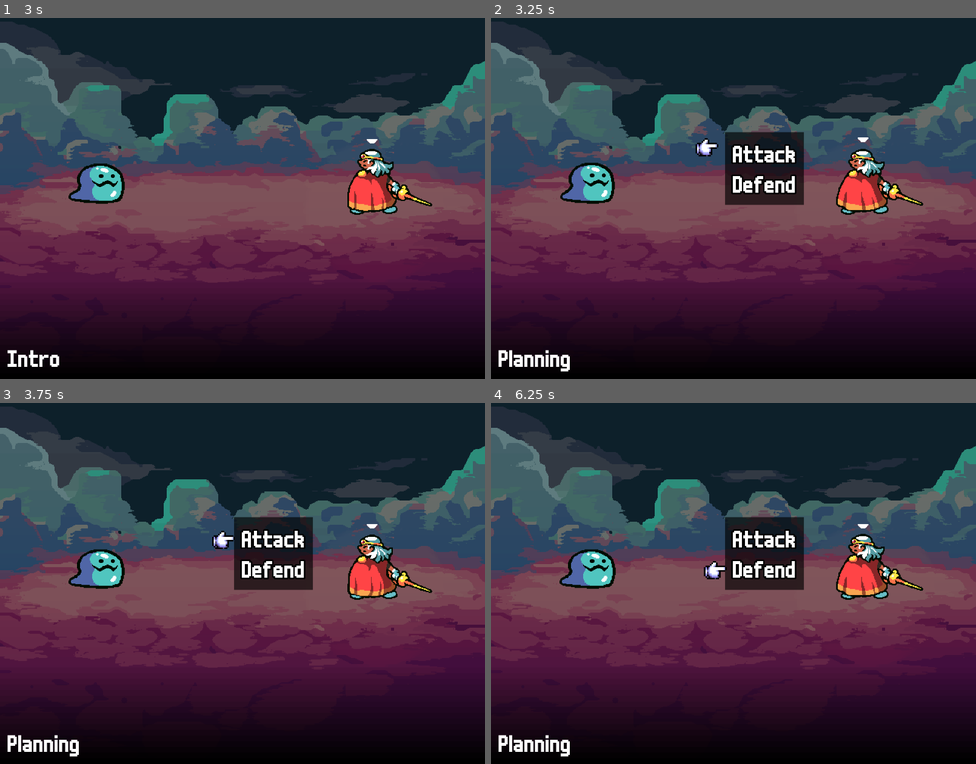
Above: before the commit, frames 1-4 (two rows, left to right).
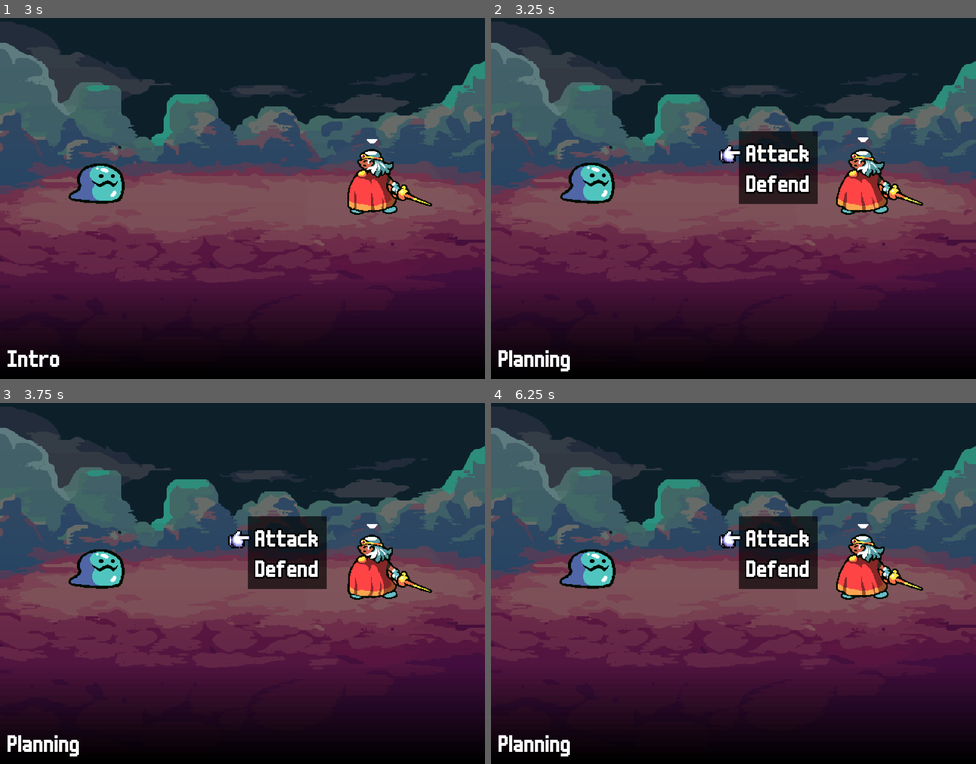
Above: after the commit, the same moments.

Repository: DevonOrxi/the-return
Game: Godot game, scene res://Core/Source/Scene/Encounter.tscn
The game is run twice, just before and just after one commit, with the same random seed, the same clock (stepped at 60 frames per second) and the same inputs.
Inputs:
- Up to frame 1 (3 s): tap Enter (ui_accept) at 0.5, 0.77, 1.52 s; hold Right (ui_right) 0.53-1.28 s; hold Down (ui_down) 1.28-2.03 s; hold Right (ui_right) 2.03-2.78 s; hold Up (ui_up) from 2.78 s (still down)
- Up to frame 2 (3.25 s): keep holding Up (ui_up); tap Enter (ui_accept) at 3.02 s
- Up to frame 3 (3.75 s): release Up (ui_up) at 3.53 s; hold Left (ui_left) from 3.53 s (still down)
- Up to frame 4 (6.25 s): tap Enter (ui_accept) at 3.77, 4.52, 6.02 s; release Left (ui_left) at 5.03 s; hold Down (ui_down) 5.03-5.78 s; hold Right (ui_right) from 5.78 s (still down)

Frame 1 is identical in both runs. In frame 2, 2.5% of the frame differs, in the area x 42-68%, y 31-52%; in frame 3, 2.4%; in frame 4, 2.5%.
Error before the commit: Invalid call. Nonexistent function 'get_steps' in base 'Nil'. (res://Game/Source/Script/Battle/Phases/PlanningBattlePhase.gd:188)

Commit message:
Cleaning, restructuring

Diff:
--- a/Core/Source/Scene/Encounter.tscn
+++ b/Core/Source/Scene/Encounter.tscn
@@ -10,7 +10,9 @@
 [ext_resource type="Script" path="res://Core/Source/Script/Battle/UI/UIManager.gd" id="8_d3th6"]
 [ext_resource type="Texture2D" uid="uid://cnhpbdoql5sgw" path="res://Game/Assets/UI/Cursors/arrow-down.png" id="9_6vlpy"]
 [ext_resource type="FontFile" uid="uid://dq40ewmey2fpc" path="res://Game/Assets/Fonts/m6x11plus.ttf" id="9_p5plo"]
-[ext_resource type="Script" path="res://Game/Source/Script/Battle/UI/BaseActionPanel.gd" id="9_ra5gt"]
+[ext_resource type="PackedScene" uid="uid://dm63k5afp4eee" path="res://Game/Source/Scene/UI/Panels/BaseActionPanel.tscn" id="9_wdt82"]
+[ext_resource type="PackedScene" uid="uid://dbktb84caprlv" path="res://Game/Source/Scene/UI/Panels/BattleSelectionCursor.tscn" id="10_icjof"]
+[ext_resource type="PackedScene" uid="uid://fpbje6px1ep6" path="res://Game/Source/Scene/UI/Panels/SelectTargetPanel.tscn" id="10_nx62l"]
 
 [sub_resource type="AtlasTexture" id="AtlasTexture_2onxx"]
 atlas = ExtResource("6_8g0j1")
@@ -126,8 +128,6 @@
 "name": &"idle",
 "speed": 6.0
 }]
-
-[sub_resource type="CanvasItemMaterial" id="CanvasItemMaterial_5peuq"]
 
 [sub_resource type="Animation" id="Animation_llbrw"]
 resource_name = "RESET"
@@ -312,6 +312,12 @@
 [node name="AnimationPlayer" type="AnimationPlayer" parent="BattleDirector/Battlers/Enemies/Enemy"]
 root_node = NodePath("../AnimatedSprite2D")
 
+[node name="ActorIndicatorPosition" type="Node2D" parent="BattleDirector/Battlers/Enemies/Enemy"]
+position = Vector2(0, -87)
+
+[node name="TargetIndictatorPosition" type="Node2D" parent="BattleDirector/Battlers/Enemies/Enemy"]
+position = Vector2(-54, -47)
+
 [node name="CanvasLayer" type="CanvasLayer" parent="."]
 
 [node name="UIManager" type="Control" parent="CanvasLayer"]
@@ -332,35 +338,15 @@
 grow_vertical = 2
 metadata/_edit_lock_ = true
 
-[node name="BaseAction" type="MarginContainer" parent="CanvasLayer/UIManager/ActionPanels"]
-visible = false
-layout_mode = 2
-offset_left = 309.0
-offset_top = 154.0
-offset_right = 329.0
-offset_bottom = 174.0
-script = ExtResource("9_ra5gt")
-metadata/_edit_group_ = true
-
-[node name="Panel" type="ColorRect" parent="CanvasLayer/UIManager/ActionPanels/BaseAction"]
-modulate = Color(0, 0, 0, 1)
-material = SubResource("CanvasItemMaterial_5peuq")
-layout_mode = 2
-color = Color(0, 0, 0, 0.65098)
-
-[node name="MarginContainer" type="MarginContainer" parent="CanvasLayer/UIManager/ActionPanels/BaseAction"]
-layout_mode = 2
-size_flags_horizontal = 0
-size_flags_vertical = 0
-theme_override_constants/margin_left = 10
-theme_override_constants/margin_top = 10
-theme_override_constants/margin_right = 10
-theme_override_constants/margin_bottom = 10
-
-[node name="Elements" type="GridContainer" parent="CanvasLayer/UIManager/ActionPanels/BaseAction/MarginContainer"]
-layout_mode = 2
-size_flags_horizontal = 0
-size_flags_vertical = 0
+[node name="BaseActionPanel" parent="CanvasLayer/UIManager/ActionPanels" instance=ExtResource("9_wdt82")]
+layout_mode = 0
+offset_left = 327.0
+offset_top = 153.0
+offset_right = 347.0
+offset_bottom = 173.0
+
+[node name="SelectTargetPanel" parent="CanvasLayer/UIManager/ActionPanels" instance=ExtResource("10_nx62l")]
+layout_mode = 0
 
 [node name="Cursors" type="Control" parent="CanvasLayer/UIManager"]
 layout_mode = 1
@@ -370,6 +356,9 @@
 grow_horizontal = 2
 grow_vertical = 2
 metadata/_edit_lock_ = true
+
+[node name="MovableCursor" parent="CanvasLayer/UIManager/Cursors" instance=ExtResource("10_icjof")]
+visible = false
 
 [node name="ActorPointers" type="Control" parent="CanvasLayer/UIManager/Cursors"]
 anchors_preset = 0
@@ -398,11 +387,6 @@
 pivot_offset = Vector2(20, 20)
 texture = ExtResource("9_6vlpy")
 stretch_mode = 3
-
-[node name="SelectionCursors" type="Control" parent="CanvasLayer/UIManager/Cursors"]
-anchors_preset = 0
-offset_right = 40.0
-offset_bottom = 40.0
 
 [node name="Gradient" type="TextureRect" parent="CanvasLayer/UIManager"]
 material = SubResource("CanvasItemMaterial_cp0nv")
@@ -455,3 +439,5 @@
 libraries = {
 "": SubResource("AnimationLibrary_dq2om")
 }
+
+[editable path="CanvasLayer/UIManager/ActionPanels/BaseActionPanel"]
--- a/Core/Source/Script/Battle/Action/Instruction/InstructionType.gd
+++ b/Core/Source/Script/Battle/Action/Instruction/InstructionType.gd
@@ -4,8 +4,7 @@
 enum UI {
 	DISABLE_ALL_ACTION_PANELS,
 	ENABLE_PANEL,
-	SHOW_SELECTION_CURSORS_UI_ELEMENT,
-	CLEAR_ALL_SELECTION_CURSORS,
+	MOVE_SELECTION_CURSOR_UI,
 	SHOW_ACTOR_POINTER,
 	CLEAR_ALL_ACTOR_POINTERS,
 }
--- a/Core/Source/Script/Battle/Battler/Battler.gd
+++ b/Core/Source/Script/Battle/Battler/Battler.gd
@@ -1,6 +1,8 @@
 extends Node2D
 
 class_name Battler
+
+@onready var _cursor_anchor = $TargetIndictatorPosition
 
 var _commands: Array[Command]
 
@@ -12,3 +14,6 @@
 
 func get_commands() -> Array[Command]:
 	return _commands
+
+func get_cursor_anchor() -> Vector2:
+	return _cursor_anchor
--- a/Core/Source/Script/Battle/UI/UIActionPanel.gd
+++ b/Core/Source/Script/Battle/UI/UIActionPanel.gd
@@ -2,7 +2,7 @@
 
 class_name UIActionPanel
 
-@onready var elements = $MarginContainer/Elements
+var elements: GridContainer
 
 func setup(payload: Dictionary):
 	pass
--- a/Core/Source/Script/Battle/UI/UIManager.gd
+++ b/Core/Source/Script/Battle/UI/UIManager.gd
@@ -3,12 +3,12 @@
 class_name UIManager
 
 const UIInstructionType = InstructionType.UI
-const SelectionCursor = preload("res://Game/Source/Scene/BattleSelectionCursor.tscn")
+const SelectionCursor = preload("res://Game/Source/Scene/UI/Panels/BattleSelectionCursor.tscn")
 
 @onready var _debug_label = $Gradient/DebugLabel
 @onready var _ui_animation_player = $UIAnimationPlayer
 @onready var _action_panels = $ActionPanels
-@onready var _selection_cursors = $Cursors/SelectionCursors
+@onready var _movable_cursor: SelectionCursor = $Cursors/MovableCursor
 
 signal start_animation_finished
 
@@ -38,10 +38,8 @@
 			_hide_all_action_panels()
 		UIInstructionType.ENABLE_PANEL:
 			_enable_action_panel(payload)
-		UIInstructionType.CLEAR_ALL_SELECTION_CURSORS:
-			_clear_all_selection_cursors()
-		UIInstructionType.SHOW_SELECTION_CURSORS_UI_ELEMENT:
-			_show_selection_cursors_on_ui(payload)
+		UIInstructionType.MOVE_SELECTION_CURSOR_UI:
+			_move_unique_cursor_to_ui(payload)
 		_:
 			pass
 
@@ -62,45 +60,45 @@
 		push_warning("WARNING: No panel elements for \"enable_action_panel\"")
 		return
 
-	var target = payload["enable_panel_target"]
+	var target = payload.get("enable_panel_target")
 
 	var panel = _action_panels.find_child(target) as UIActionPanel
 	if not panel:
 		push_warning("WARNING: No target panel found for \"enable_action_panel\"")
 		return
 
-	var panel_payload = {}
-	panel_payload["panel_elements"] = payload["panel_elements"]
+	var panel_payload = {
+		"panel_elements" = payload.get("panel_elements")
+	}
+
 	panel.setup(panel_payload)
+	panel.visible = true
 
-	panel.visible = true
-	_focused_panel = panel
+	if payload.get("is_focus"):
+		_focused_panel = panel
 
-func _show_selection_cursors_on_ui(payload: Dictionary):
-	var cursor_element_indices = payload["cursor_element_indices"] as Array[int]
+func _move_unique_cursor_to_ui(payload: Dictionary):
 
-	if not cursor_element_indices:
-		push_warning("WARNING: No cursor positions for \"show_selection_cursors\"")
+	var index = payload.get("cursor_ui_index") as int
+	if index == null:
+		push_warning("WARNING: No cursor index for \"_move_unique_cursor_to_ui\"")
 		return
 
-	for index in cursor_element_indices:
-		var cursor = SelectionCursor.instantiate()
-		var element = _focused_panel.elements.get_child(index) as Control
+	var element = _focused_panel.elements.get_child(index) as Control
 
-		if not cursor or not element:
-			return
+	if not _movable_cursor or not element:
+		push_warning("WARNING: Invalid params for \"_move_unique_cursor_to_ui\"")
+		return
 
-		var c_position = element.global_position + Vector2(-6, element.size.y / 2)
+	var is_flipped_x = payload.get("is_flipped_x", false)
+	var is_animated = payload.get("is_animated", false)
+	var x_dir = -1 if is_flipped_x else 1
+	var cursor_position = element.global_position
 
-		cursor.set_global_position(c_position)
-		_selection_cursors.add_child(cursor)
+	if element.has_method("get_cursor_anchor"):
+		cursor_position = element.get_cursor_anchor()
 
-func _clear_all_selection_cursors():
-	var children = _selection_cursors.get_children()
-	for child in children:
-		_selection_cursors.remove_child(child)
-		child.queue_free()
-
-
-func _on_ui_animation_player_animation_finished(anim_name):
-	pass # Replace with function body.
+	_movable_cursor.set_global_position(cursor_position)
+	#_movable_cursor.set_flip_x(is_flipped_x)
+	_movable_cursor.set_animated(is_animated)
+	_movable_cursor.visible = true
--- a/Game/Source/Scene/BattleBasicLabel.tscn
+++ /dev/null
@@ -1,14 +0,0 @@
-[gd_scene load_steps=3 format=3 uid="uid://calwg5s5fpxqg"]
-
-[ext_resource type="FontFile" uid="uid://dq40ewmey2fpc" path="res://Game/Assets/Fonts/m6x11plus.ttf" id="1_sfjrh"]
-
-[sub_resource type="LabelSettings" id="LabelSettings_bv3gw"]
-font = ExtResource("1_sfjrh")
-font_size = 36
-outline_size = 8
-outline_color = Color(0, 0, 0, 1)
-
-[node name="Attack" type="Label"]
-size_flags_horizontal = 0
-text = "ATTACK"
-label_settings = SubResource("LabelSettings_bv3gw")
--- /dev/null
+++ b/Game/Source/Scene/UI/BattleBasicLabel.tscn
@@ -0,0 +1,16 @@
+[gd_scene load_steps=4 format=3 uid="uid://calwg5s5fpxqg"]
+
+[ext_resource type="FontFile" uid="uid://dq40ewmey2fpc" path="res://Game/Assets/Fonts/m6x11plus.ttf" id="1_tt8gn"]
+[ext_resource type="Script" path="res://Game/Source/Script/Battle/UI/BattleBasicLabel.gd" id="2_2ppyd"]
+
+[sub_resource type="LabelSettings" id="LabelSettings_bv3gw"]
+font = ExtResource("1_tt8gn")
+font_size = 36
+outline_size = 8
+outline_color = Color(0, 0, 0, 1)
+
+[node name="Attack" type="Label"]
+size_flags_horizontal = 0
+text = "ATTACK"
+label_settings = SubResource("LabelSettings_bv3gw")
+script = ExtResource("2_2ppyd")
--- /dev/null
+++ b/Game/Source/Scene/UI/Panels/BaseActionPanel.tscn
@@ -0,0 +1,34 @@
+[gd_scene load_steps=3 format=3 uid="uid://dm63k5afp4eee"]
+
+[ext_resource type="Script" path="res://Game/Source/Script/Battle/UI/Panel/BaseActionPanel.gd" id="1_g3ena"]
+
+[sub_resource type="CanvasItemMaterial" id="CanvasItemMaterial_5peuq"]
+
+[node name="BaseActionPanel" type="MarginContainer"]
+visible = false
+offset_left = 309.0
+offset_top = 154.0
+offset_right = 329.0
+offset_bottom = 174.0
+script = ExtResource("1_g3ena")
+metadata/_edit_group_ = true
+
+[node name="Panel" type="ColorRect" parent="."]
+modulate = Color(0, 0, 0, 1)
+material = SubResource("CanvasItemMaterial_5peuq")
+layout_mode = 2
+color = Color(0, 0, 0, 0.65098)
+
+[node name="MarginContainer" type="MarginContainer" parent="."]
+layout_mode = 2
+size_flags_horizontal = 0
+size_flags_vertical = 0
+theme_override_constants/margin_left = 10
+theme_override_constants/margin_top = 10
+theme_override_constants/margin_right = 10
+theme_override_constants/margin_bottom = 10
+
+[node name="Elements" type="GridContainer" parent="MarginContainer"]
+layout_mode = 2
+size_flags_horizontal = 0
+size_flags_vertical = 0
--- a/Game/Source/Scene/BattleSelectionCursor.tscn
+++ b/Game/Source/Scene/UI/Panels/BattleSelectionCursor.tscn
@@ -1,6 +1,7 @@
-[gd_scene load_steps=5 format=3 uid="uid://dbktb84caprlv"]
+[gd_scene load_steps=6 format=3 uid="uid://dbktb84caprlv"]
 
-[ext_resource type="Texture2D" uid="uid://cgunupblcnbr2" path="res://Game/Assets/UI/Cursors/cursor_hand.png" id="1_cwfo4"]
+[ext_resource type="Script" path="res://Game/Source/Script/Battle/UI/SelectionCursor.gd" id="1_4ttus"]
+[ext_resource type="Texture2D" uid="uid://cgunupblcnbr2" path="res://Game/Assets/UI/Cursors/cursor_hand.png" id="2_vuffa"]
 
 [sub_resource type="Animation" id="Animation_qf5sy"]
 resource_name = "RESET"
@@ -44,10 +45,7 @@
 [node name="SelectionCursor" type="Control"]
 layout_mode = 3
 anchors_preset = 0
-offset_left = 437.0
-offset_top = 209.0
-offset_right = 437.0
-offset_bottom = 209.0
+script = ExtResource("1_4ttus")
 
 [node name="PointerImage" type="TextureRect" parent="."]
 layout_mode = 1
--- /dev/null
+++ b/Game/Source/Scene/UI/Panels/SelectTargetPanel.tscn
@@ -0,0 +1,17 @@
+[gd_scene load_steps=2 format=3 uid="uid://fpbje6px1ep6"]
+
+[ext_resource type="Script" path="res://Game/Source/Script/Battle/UI/Panel/SelectTargetPanel.gd" id="1_tuhqf"]
+
+[node name="SelectTargetPanel" type="MarginContainer"]
+visible = false
+offset_left = 309.0
+offset_top = 154.0
+offset_right = 329.0
+offset_bottom = 174.0
+script = ExtResource("1_tuhqf")
+metadata/_edit_group_ = true
+
+[node name="Elements" type="GridContainer" parent="."]
+layout_mode = 2
+size_flags_horizontal = 0
+size_flags_vertical = 0
--- a/Game/Source/Script/Battle/Phases/PlanningBattlePhase.gd
+++ b/Game/Source/Script/Battle/Phases/PlanningBattlePhase.gd
@@ -31,13 +31,16 @@
 
 		pointer = result
 
-	func load_elements(array: Array):
+	func set_elements(element_grid: Dictionary):
+		_elements = element_grid
+
+	func load_elements_from_array(array: Array):
 		for i in array.size():
 			var x = i % int(dimensions.x)
 			var y = i / int(dimensions.x)
 			_elements[Vector2(x, y)] = array[i]
 
-	func get_current_element() -> Vector2:
+	func get_current_element():
 		return _elements[pointer]
 
 	func get_elements() -> Array:
@@ -70,27 +73,57 @@
 
 class SelectBaseActionPlanningStep extends PlanningStep:
 
+	# TODO: Change to grid dictionary
 	func setup_nav_map(elements: Array):
 		var dimension_y = mini(elements.size(), 6)
 		_navigation_map.dimensions = Vector2(1, dimension_y)
-		_navigation_map.load_elements(elements)
+		_navigation_map.load_elements_from_array(elements)
 
 	func show(on_ui_change: Callable):
-		var command_names = _navigation_map.get_elements() as Array[Command]
+		var commands = _navigation_map.get_elements() as Array[Command]
+		var command_names = commands.map(func(cmd: Command): return cmd.get_name())
 		var change_payload = {
-			"enable_panel_target" = "BaseAction",
+			"enable_panel_target" = "BaseActionPanel",
 			"is_focus" = true,
 			"panel_elements" = command_names
 		}
 
 		var cursor_payload = {
-			"cursor_element_indices" = [_navigation_map.get_element_index()]
+			"cursor_ui_index" = _navigation_map.get_element_index()
 		}
 
 		if on_ui_change:
 			on_ui_change.call(UIInstructionType.DISABLE_ALL_ACTION_PANELS, {})
 			on_ui_change.call(UIInstructionType.ENABLE_PANEL, change_payload)
-			on_ui_change.call(UIInstructionType.SHOW_SELECTION_CURSORS_UI_ELEMENT, cursor_payload)
+			on_ui_change.call(UIInstructionType.MOVE_SELECTION_CURSOR_UI, cursor_payload)
+
+class SelectTargetPlanningStep extends PlanningStep:
+
+	func setup_nav_map(elements: Array):
+		var dimension_y = mini(elements.size(), 6)
+		_navigation_map.dimensions = Vector2(1, dimension_y)
+		_navigation_map.load_elements_from_array(elements)
+
+	func show(on_ui_change: Callable):
+		var target = _navigation_map.get_current_element() as Battler
+		var targets = _navigation_map.get_elements()
+
+		var change_payload = {
+			"enable_panel_target" = "SelectTargetPanel",
+			"is_focus" = true,
+			"panel_elements" = targets
+		}
+
+		var cursor_payload = {
+			"cursor_ui_index" = _navigation_map.get_element_index(),
+			"is_animated" = true,
+			"is_flipped_x" = true
+		}
+
+		if on_ui_change:
+			on_ui_change.call(UIInstructionType.DISABLE_ALL_ACTION_PANELS, {})
+			on_ui_change.call(UIInstructionType.ENABLE_PANEL, change_payload)
+			on_ui_change.call(UIInstructionType.MOVE_SELECTION_CURSOR_UI, cursor_payload)
 
 ########################################################
 
@@ -99,6 +132,7 @@
 var _command_stack: Array[Command]
 var _current_command: Command
 var _planning_stack: Array[PlanningStep]
+var _command_ix: int = 0
 var _command_step_ix: int = 0
 
 func _init():
@@ -142,32 +176,49 @@
 
 func _show_current_planning_step():
 	var step = _planning_stack.back()
-	step.show(_on_planning_step_ui_emit)
-
-func _on_planning_step_ui_emit(instruction: UIInstructionType, params: Dictionary):
+	step.show(_ui_emit)
+
+func _ui_emit(instruction: UIInstructionType, params: Dictionary):
 	ui_change.emit(instruction, params)
 
-
 func _setup_select_base_action():
-	var commands = _get_actor_commands()
+	# TODO: Extract some
+	var commands = _battle_info.actor.get_commands()
 	var command_names = commands.map(func(cmd): return cmd.get_name())
 	var base_command_step = CommandStep.new()
+	var base_command = Command.new()
 	var step = SelectBaseActionPlanningStep.new()
 
+	base_command._name = "Action Select"
 	base_command_step.set_type(CommandStepType.SELECT_BASE_ACTION)
-
-	step.setup_nav_map(command_names)
+	base_command.set_steps([base_command_step])
+
+	step.setup_nav_map(commands)
 	step.set_command_step(base_command_step)
+
+	_planning_stack.assign([step])
+	_command_stack.assign([base_command])
+	_current_command = base_command
+	_command_ix = 0
+	_command_step_ix = 0
+
+func _setup_select_target_enemy_single():
+	var targets = _battle_info.enemies
+	var step = SelectTargetPlanningStep.new()
+	var command_step = CommandStep.new()
+
+	command_step.set_type(CommandStepType.TARGET_ALLY_SINGLE)
+
+	step.setup_nav_map(targets)
+	step.set_command_step(command_step)
 	_planning_stack.append(step)
 
 func _setup_current_substep():
 	var current_planning_step = _get_current_planning_step()
 
 	match current_planning_step.get_command_step_type():
-		CommandStepType.SELECT_BASE_ACTION:
-			_setup_select_base_action()
 		CommandStepType.TARGET_ENEMY_SINGLE:
-			pass
+			_setup_select_target_enemy_single()
 		_:
 			pass
 
@@ -180,7 +231,12 @@
 
 	match current_planning_step.get_command_step_type():
 		CommandStepType.SELECT_BASE_ACTION:
-			pass
+			var command = _get_current_navigation_map().get_current_element()
+			if not command:
+				push_warning("WARNING: No command for confirmation in Planning Phase")
+				return
+
+			_command_stack.append(command)
 		_:
 			pass
 
@@ -192,16 +248,16 @@
 
 	if _command_step_ix < command_steps_size - 1:
 		_command_step_ix += 1
-	elif _command_stack.size() > command_stack_old_size:
+	elif _command_ix < _command_stack.size() - 1:
 		_command_step_ix = 0
-		_current_command = _command_stack.back()
+		_command_ix += 1
+		_current_command = _command_stack[_command_ix]
 	else:
 		## EXECUTE PAPA
 		change_condition_met.emit(_next_phase, {})
 
 	_setup_current_substep()
 	_show_current_planning_step()
-
 
 func _handle_cancel_input():
 	var stack_size = _planning_stack.size()
@@ -212,10 +268,11 @@
 
 	if _command_step_ix > 0:
 		_command_step_ix -= 1
-	elif _command_stack.size() >= 1:
+	elif _command_stack.size() > 1:
 		_command_stack.pop_back()
-		_current_command = _command_stack.back()
-		_command_step_ix = _command_stack.size() - 1
+		_command_ix = _command_stack.size() - 1
+		_current_command = _command_stack[_command_ix]
+		_command_step_ix = _current_command.get_steps().size() - 1
 
 	_planning_stack.pop_back()
 
@@ -233,21 +290,21 @@
 		return
 
 	var nav_map = _get_current_navigation_map()
+	if nav_map.dimensions == Vector2.ZERO:
+		return
+
 	nav_map.move_pointer_by(i_vec)
 
 	var cursor_payload = {
-		"cursor_element_indices" = [nav_map.get_element_index()]
+		"cursor_ui_index" = nav_map.get_element_index()
 	}
 
-	ui_change.emit(UIInstructionType.CLEAR_ALL_SELECTION_CURSORS, {})
-	ui_change.emit(UIInstructionType.SHOW_SELECTION_CURSORS_UI_ELEMENT, cursor_payload)
+	_ui_emit(UIInstructionType.MOVE_SELECTION_CURSOR_UI, cursor_payload)
 
 func _get_current_command_step() -> CommandStep:
-	var command = _command_stack.back()
-	return command[_command_step_ix]
-
-func _get_actor_commands() -> Array[Command]:
-	return _battle_info.actor.get_commands()
+	var command = _command_stack[_command_ix]
+	var steps = command.get_steps()
+	return steps[_command_step_ix]
 
 func _get_current_planning_step() -> PlanningStep:
 	return _planning_stack.back()
--- /dev/null
+++ b/Game/Source/Script/Battle/UI/BattleBasicLabel.gd
@@ -0,0 +1,5 @@
+extends Control
+
+func get_cursor_anchor():
+	var h_offset = size.y / 2
+	return global_position + Vector2(-6, h_offset)
--- a/Game/Source/Script/Battle/UI/BaseActionPanel.gd
+++ b/Game/Source/Script/Battle/UI/Panel/BaseActionPanel.gd
@@ -1,6 +1,9 @@
 extends UIActionPanel
 
-const BattleLabel = preload("res://Game/Source/Scene/BattleBasicLabel.tscn")
+const BattleLabel = preload("res://Game/Source/Scene/UI/BattleBasicLabel.tscn")
+
+func _ready():
+	elements = $MarginContainer/Elements
 
 func setup(payload: Dictionary):
 	for n in elements.get_children():
--- /dev/null
+++ b/Game/Source/Script/Battle/UI/Panel/SelectTargetPanel.gd
@@ -0,0 +1,19 @@
+extends UIActionPanel
+
+func _ready():
+	elements = $Elements
+
+func setup(payload: Dictionary):
+	for n in elements.get_children():
+		elements.remove_child(n)
+		n.queue_free()
+
+	var p_elements = payload["panel_elements"] as Array[Battler]
+	if not p_elements:
+		push_warning("WARNING: No elements for SelectTargetPanel")
+		return
+
+	for e in p_elements:
+		var child = Control.new()
+		child.name = e
+		elements.add_child(child)
--- /dev/null
+++ b/Game/Source/Script/Battle/UI/SelectionCursor.gd
@@ -0,0 +1,20 @@
+extends Control
+
+class_name SelectionCursor
+
+@onready var _animation_player = $AnimationPlayer
+@onready var _image = $PointerImage
+
+const y_offset = -10
+
+func set_animated(animated):
+	var animation = "RESET" if not animated else "point"
+	_animation_player.play(animation)
+
+# TODO: Fix
+func set_flip_x(flipped):
+	var new_x = size.x * 0 if flipped else -1
+	var new_position = Vector2(new_x, y_offset)
+
+	_image.flip_h = flipped if flipped else false
+	_image.set_position(new_position)
Not shown: 1 places in Core/Source/Scene/Encounter.tscn that only renumber resources
Not shown: 1 places in Game/Source/Scene/UI/Panels/BattleSelectionCursor.tscn that only renumber resources
